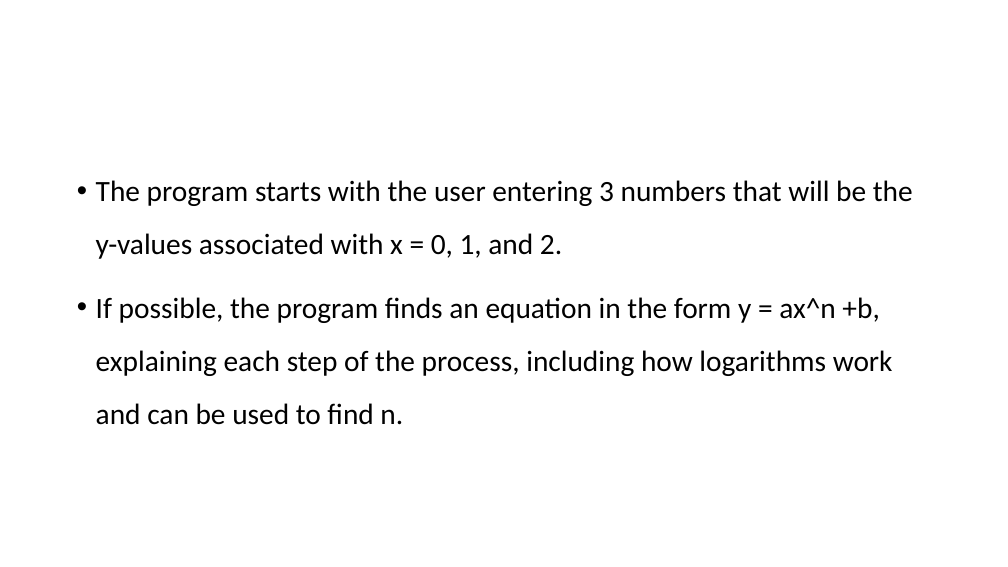
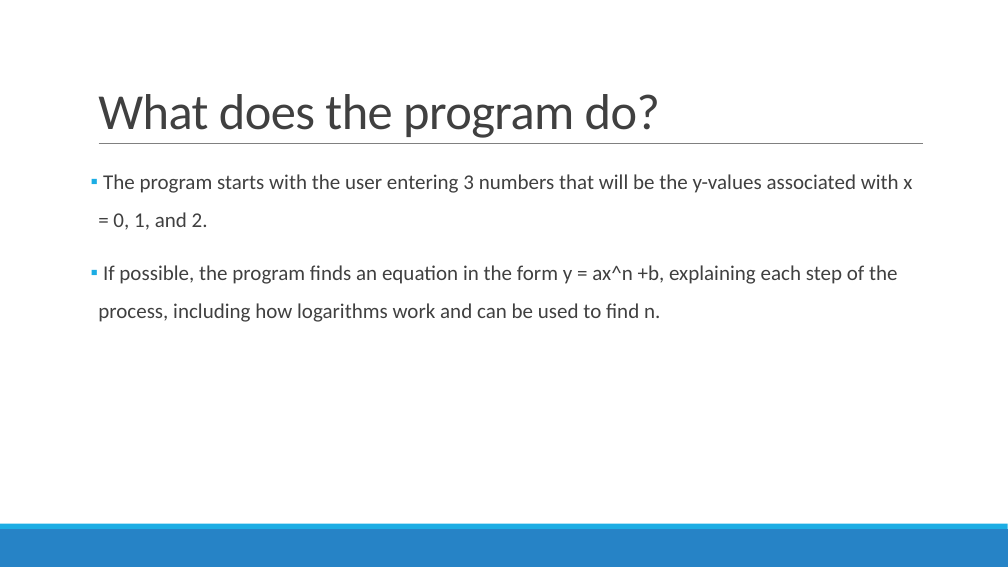
Before and after one commit to jaloaguero/GeometricSeriesProgram, a slide deck: slide 3 of TAMUhackpresentation.pptx. Drawn at 1008x567 pixels with LibreOffice and Linux fonts; fonts in the diff are those of the drawing. Boxes give left, top, right and bottom in pixels: in the first picture for what was removed or moved away, otherwise in the second. Text is boxed around its words. In the diff, an @@ line names an element or a change of style, - is before the commit and + after.

```diff
--- a/TAMUhackpresentation.pptx
+++ b/TAMUhackpresentation.pptx
@@ title added at (98,94,660,138), 48 pt, text #404040 @@
+What does the program do?
@@ line added from (99, 144) to (923, 144), #808080 0.5 pt @@
@@ text "The program starts with the ..." at (98,174,912,322): size 28 to 20 pt, text colour #000000 to #404040; bullet • to ▪; more space between paragraphs @@
@@ rectangle added at (0,529,1008,567), fill #2683C6 @@
@@ rectangle added at (0,524,1008,529), fill #1CADE4 @@
```
Also in this commit, not shown: 4 other slides changed, 1 slide added.
